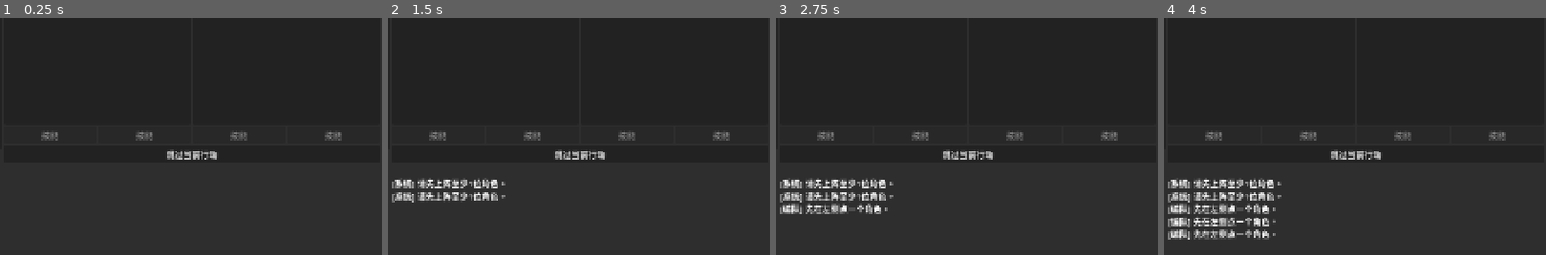
Above: before the commit, frames 1-4 (left to right).
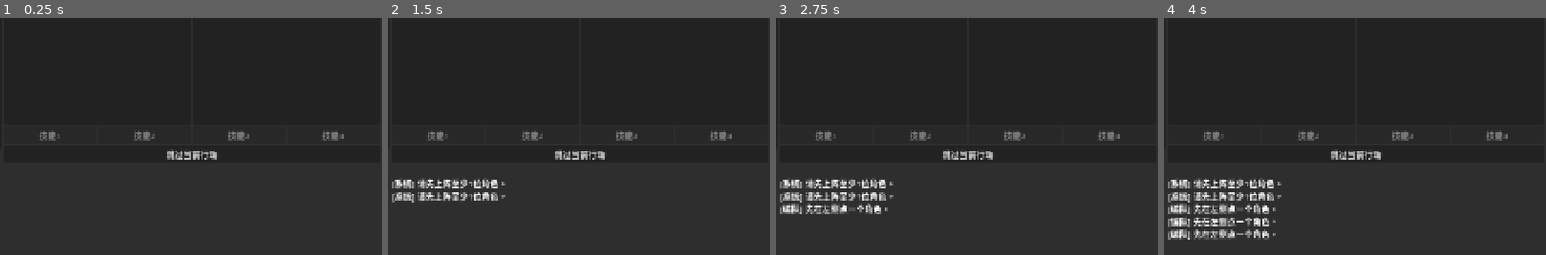
Above: after the commit, the same moments.

Repository: xcyh666/desktop-pet
Game: Godot game, scene res://tscn/rpg_main.tscn
Two runs of this game, one before a commit and one after it. Both use one fixed random seed, a clock stepped at 60 frames per second and the inputs below.
Inputs:
- Up to frame 1 (0.25 s): no input
- Up to frame 2 (1.5 s): click "开始战斗" at 0.5 s; click "开始战斗" at 1.25 s
- Up to frame 3 (2.75 s): click "空位" at 2 s
- Up to frame 4 (4 s): click "空位" at 2.75 s; click "空位" at 3.5 s
The pictures show only the part of the screen within x 50-100%, y 33-83%; the shares and areas given below are measured in that part.

The runs differ from the first frame. In frame 1, 0.4% of the frame differs, in the area x 10-90%, y 48-52%; in frame 2, 0.4%; in frame 3, 0.4%; in frame 4, 0.4%.

Commit message:
fix: keep skill button labels after casting

Diff:
--- a/tscn/rpg_main.gd
+++ b/tscn/rpg_main.gd
@@ -163,7 +163,6 @@
 func _refresh_skill_buttons() -> void:
 	for btn in skill_buttons:
 		btn.disabled = true
-		btn.text = "技能"
 	if active_unit.is_empty() or not bool(active_unit.get("is_player", false)):
 		battle_hint.text = "等待玩家回合..."
 		skill_tooltip.text = "鼠标悬停技能按钮，可查看详细说明。"
